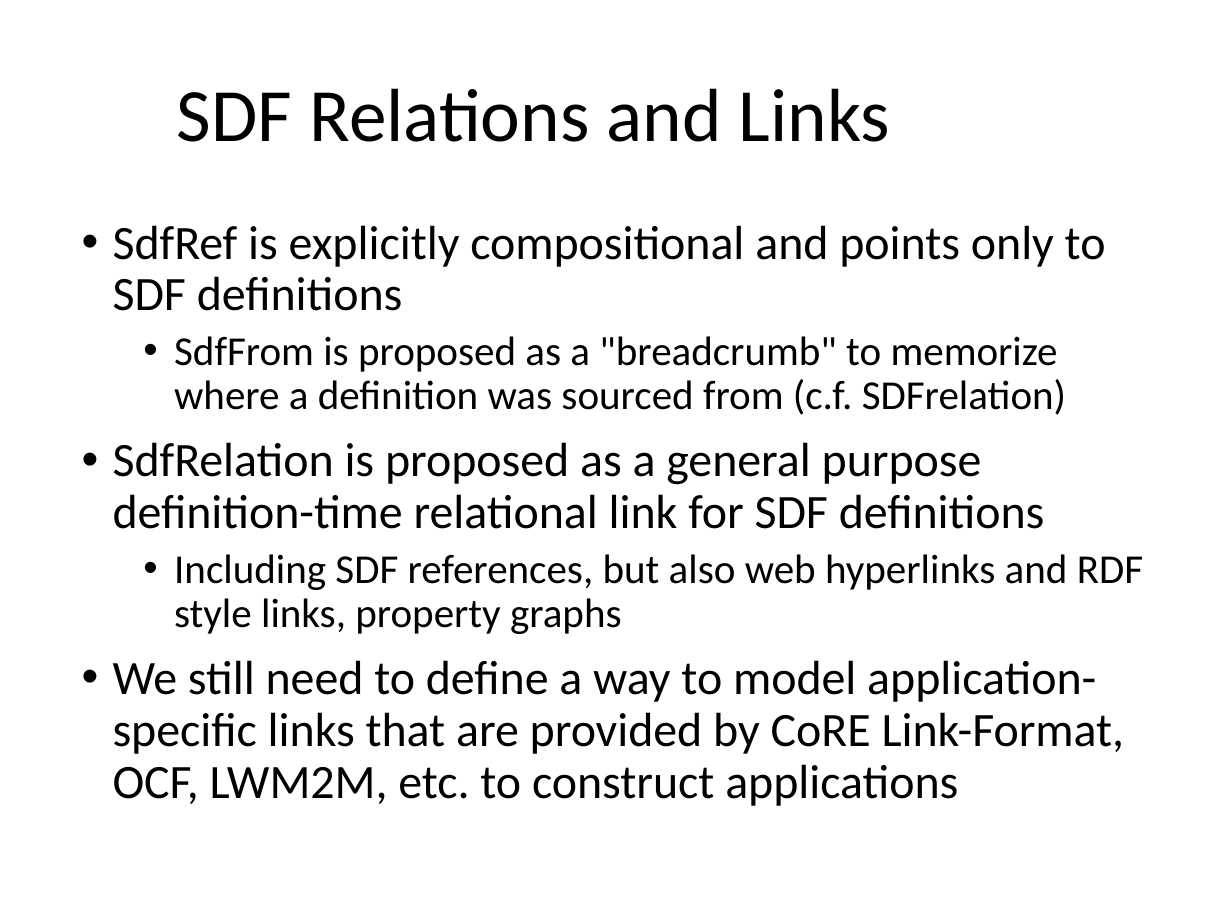
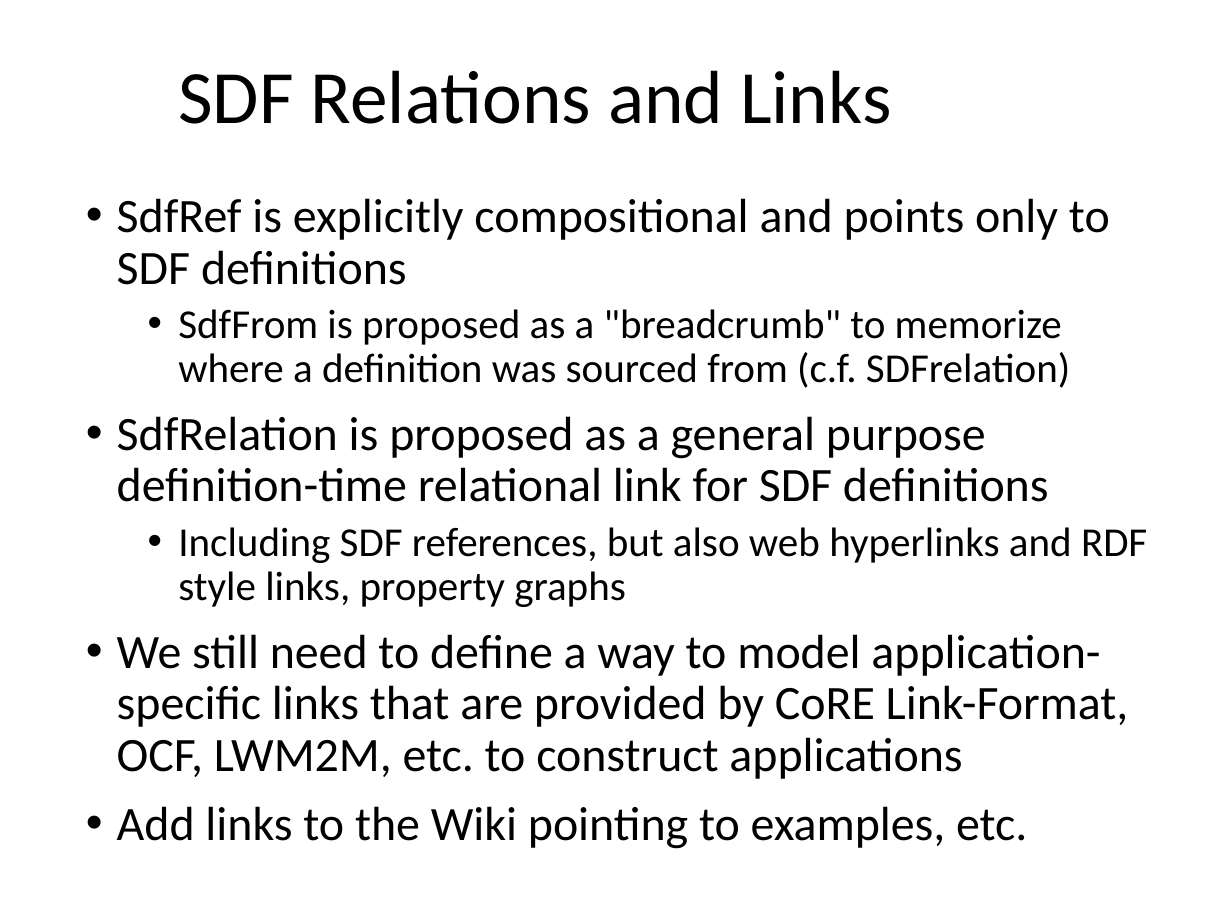
Before and after one commit to one-data-model/onedm-admin, a slide deck: slide 3 of Agenda Materials/onedm-agenda-2022-11-28.pptx. Drawn at 1232x924 pixels with LibreOffice and Linux fonts; fonts in the diff are those of the drawing; background and template pictures are left out. Boxes give left, top, right and bottom in pixels: in the first picture for what was removed or moved away, otherwise in the second. Text is boxed around its words. In the diff, an @@ line names an element or a change of style, - is before the commit and + after.

```diff
--- a/Agenda Materials/onedm-agenda-2022-11-28.pptx
+++ b/Agenda Materials/onedm-agenda-2022-11-28.pptx
@@ title "SDF Relations and Links" moved from (x1=177, y1=88, x2=890, y2=142) to (x1=178, y1=70, x2=891, y2=124) @@
@@ text "SdfRef is explicitly compositional and ..." moved from (x1=113, y1=225, x2=1143, y2=806) to (x1=117, y1=198, x2=1147, y2=849) @@
@@ text at (x1=117, y1=806, x2=1027, y2=849): paragraph added @@
+• Add links to the Wiki pointing to examples, etc.
```
Also in this commit, not shown: 3 other slides changed, 1 slide added.
